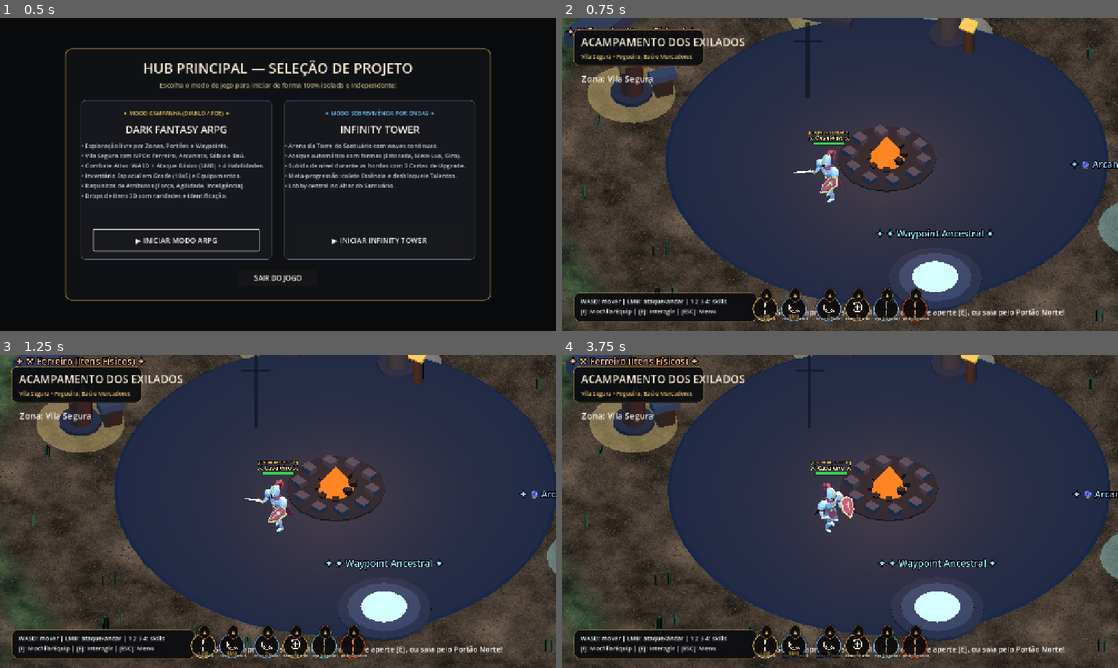
Above: before the commit, frames 1-4 (two rows, left to right).
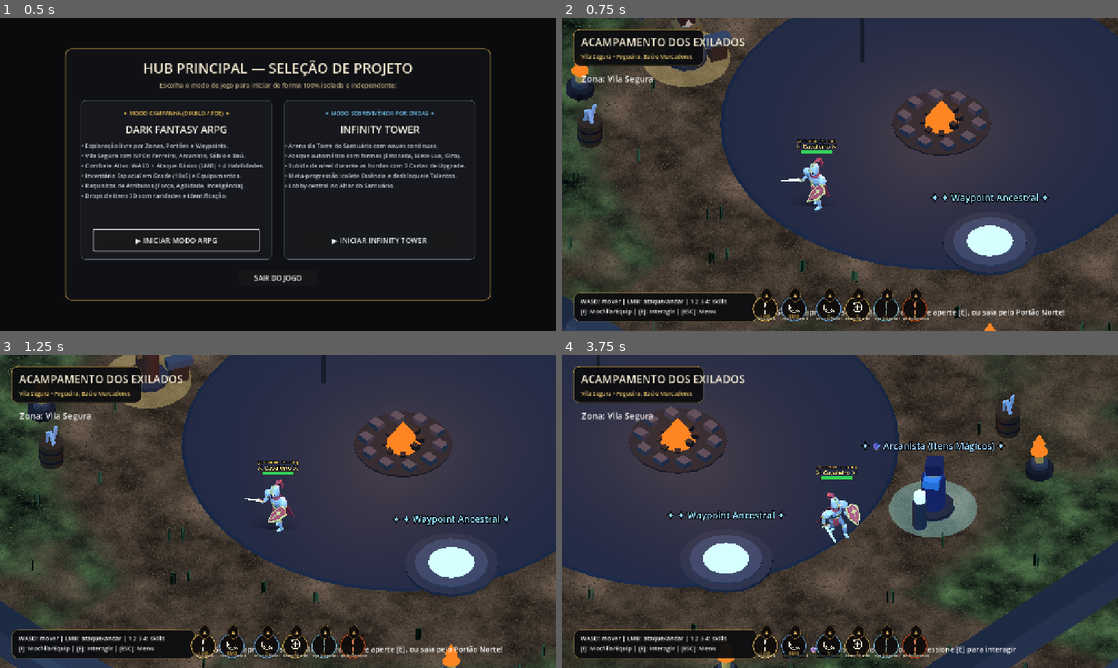
Above: after the commit, the same moments.

Repository: mguedesdev/tower-arpg
Game: Godot game, scene res://scenes/launcher.tscn
Two runs of this game, one before a commit and one after it. Both use one fixed random seed, a clock stepped at 60 frames per second and the inputs below.
Inputs (mouse positions are in pixels of both pictures, inside the frame that each line leads up to):
- Up to frame 1 (0.5 s): no input
- Up to frame 2 (0.75 s): click "▶ INICIAR MODO ARPG" at 0.5 s
- Up to frame 3 (1.25 s): no input
- Up to frame 4 (3.75 s): tap E every 0.75 s from 1.25 to 3.5 s; move the mouse to (962, 495) at 1.27 s; hold D (move_right) 1.28-2 s; tap 2 (form_arc) at 1.35 s; click (962, 495) at 1.42 s; tap Space at 1.52 s; drag from (728, 527) to (812, 574) at 2.02 s; move the mouse to (895, 442) at 2.77 s; hold D (move_right) 2.78-3.5 s; tap 1 (form_stab) at 2.85 s; drag from (812, 574) to (673, 464) at 3.52 s

Frame 1 is identical in both runs. In frame 2, 36% of the frame differs, in the area x 0-100%, y 0-100%; in frame 3, 37%; in frame 4, 57%.

Commit message:
fix(arpg): corrigir reset de posicao no input, afastar spawn da fogueira e suavizar fisica sem agarrar

Diff:
--- a/game/campaign/campaign_zone_definition.gd
+++ b/game/campaign/campaign_zone_definition.gd
@@ -39,7 +39,7 @@
 	town.next_zone_label = "Estrada Profanada (Nv. 1)"
 	town.next_gate_pos = Vector3(0.0, 0.0, -16.5)
 	town.waypoint_pos = Vector3(4.8, 0.0, 2.8)
-	town.default_spawn_pos = Vector3(0.0, 0.0, 2.4)
+	town.default_spawn_pos = Vector3(0.0, 0.0, 5.2)
 	zones[town.zone_id] = town
 
 	# 1. ZONA 1 — Estrada Profanada (estilo Blood Moor / Coast)
--- a/scripts/arpg/arpg_game.gd
+++ b/scripts/arpg/arpg_game.gd
@@ -608,17 +608,6 @@
 			player.skill_controller.set_enabled(true)
 		if skill_bar_hud != null:
 			skill_bar_hud.visible = true
-
-	# Placa de Alvo Selecionado no Topo Central (estilo Albion)
-	var target_frame_script = load("res://game/ui/campaign/target_frame_hud.gd")
-	if target_frame_script != null:
-		target_frame = target_frame_script.new()
-		$HUD.add_child(target_frame)
-		if player != null and player.skill_controller != null:
-			player.skill_controller.target_selected.connect(func(target_enemy: TowerEnemy):
-				if target_frame != null:
-					target_frame.set_target(target_enemy, area_level)
-			)
 		_load_campaign_zone("town")
 
 
--- a/scripts/player.gd
+++ b/scripts/player.gd
@@ -95,6 +95,12 @@
 			visual.rotation.z = 0.0
 
 func _ready() -> void:
+	motion_mode = CharacterBody3D.MOTION_MODE_GROUNDED
+	floor_stop_on_slope = true
+	floor_constant_speed = true
+	floor_snap_length = 0.25
+	floor_max_angle = deg_to_rad(45.0)
+	wall_min_slide_angle = deg_to_rad(15.0)
 	if skill_controller == null:
 		skill_controller = get_node_or_null("SkillController") as PlayerSkillController
 		if skill_controller == null:
--- a/scripts/player_skill_controller.gd
+++ b/scripts/player_skill_controller.gd
@@ -282,20 +282,22 @@
 
 	# Se for o botão primário (LMB) e clicou no chão: move o personagem (Click-to-Move estilo Albion/Diablo)
 	if _pending_slot == SLOT_LMB and _pending_target == null:
-		var dest: Variant = get_cursor_ground_point()
+		var dest: Variant = null
+		if _held[SLOT_LMB]:
+			dest = get_cursor_ground_point()
 		if not (dest is Vector3) and _has_ground_point:
 			dest = _pending_ground_point
 		if dest is Vector3:
 			var to_dest: Vector3 = (dest as Vector3) - character.global_position
 			to_dest.y = 0.0
-			if to_dest.length() > 0.45:
+			if to_dest.length() > 0.35:
 				character.chase_direction = to_dest.normalized()
 			else:
 				character.chase_direction = Vector3.ZERO
-				if not _held[SLOT_LMB]:
-					_cancel_pending()
+				_cancel_pending()
 		else:
 			character.chase_direction = Vector3.ZERO
+			_cancel_pending()
 		return
 
 	# Sem alvo em slots de skill (RMB, 1, 2, 3, 4): golpeia na direção do cursor.
